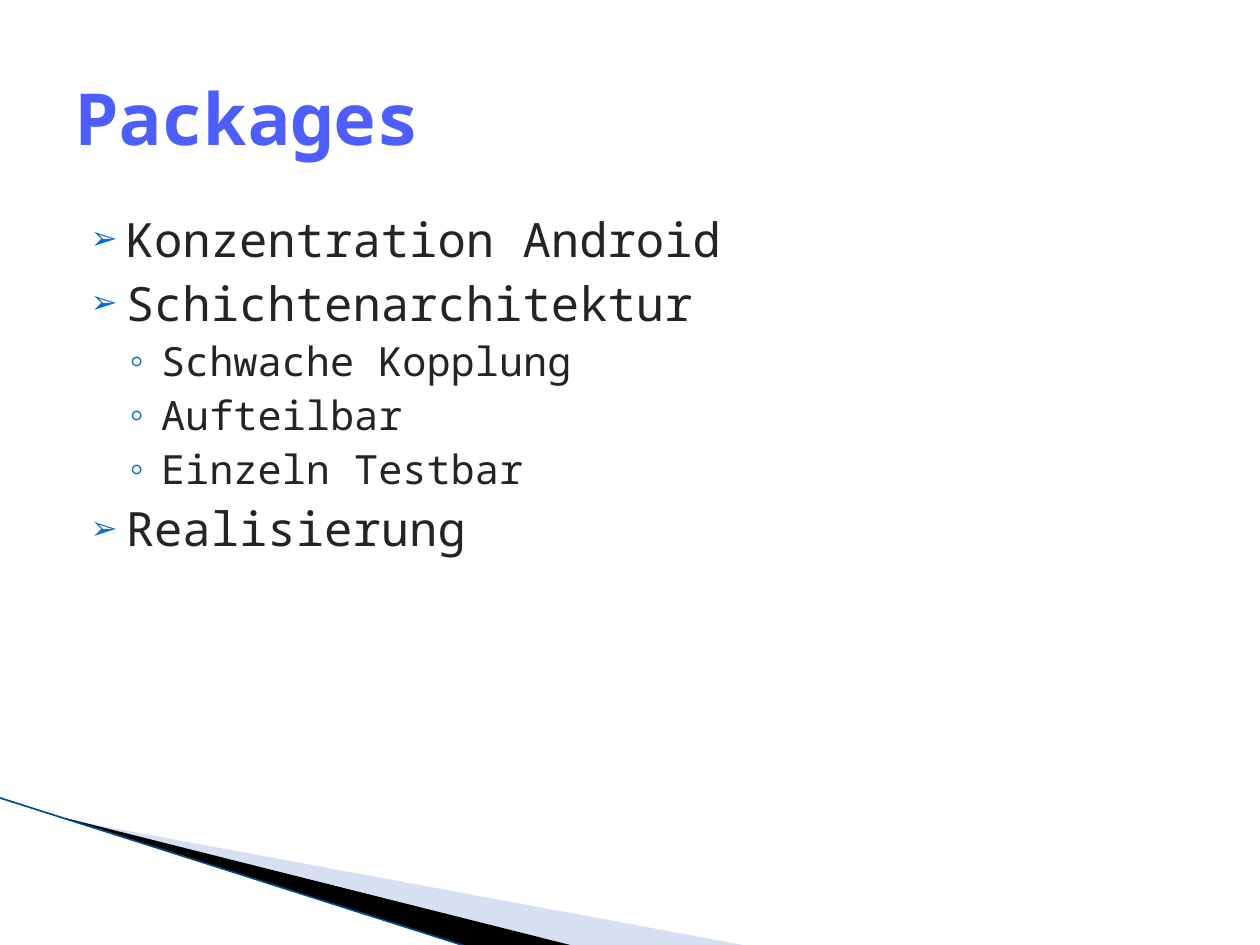
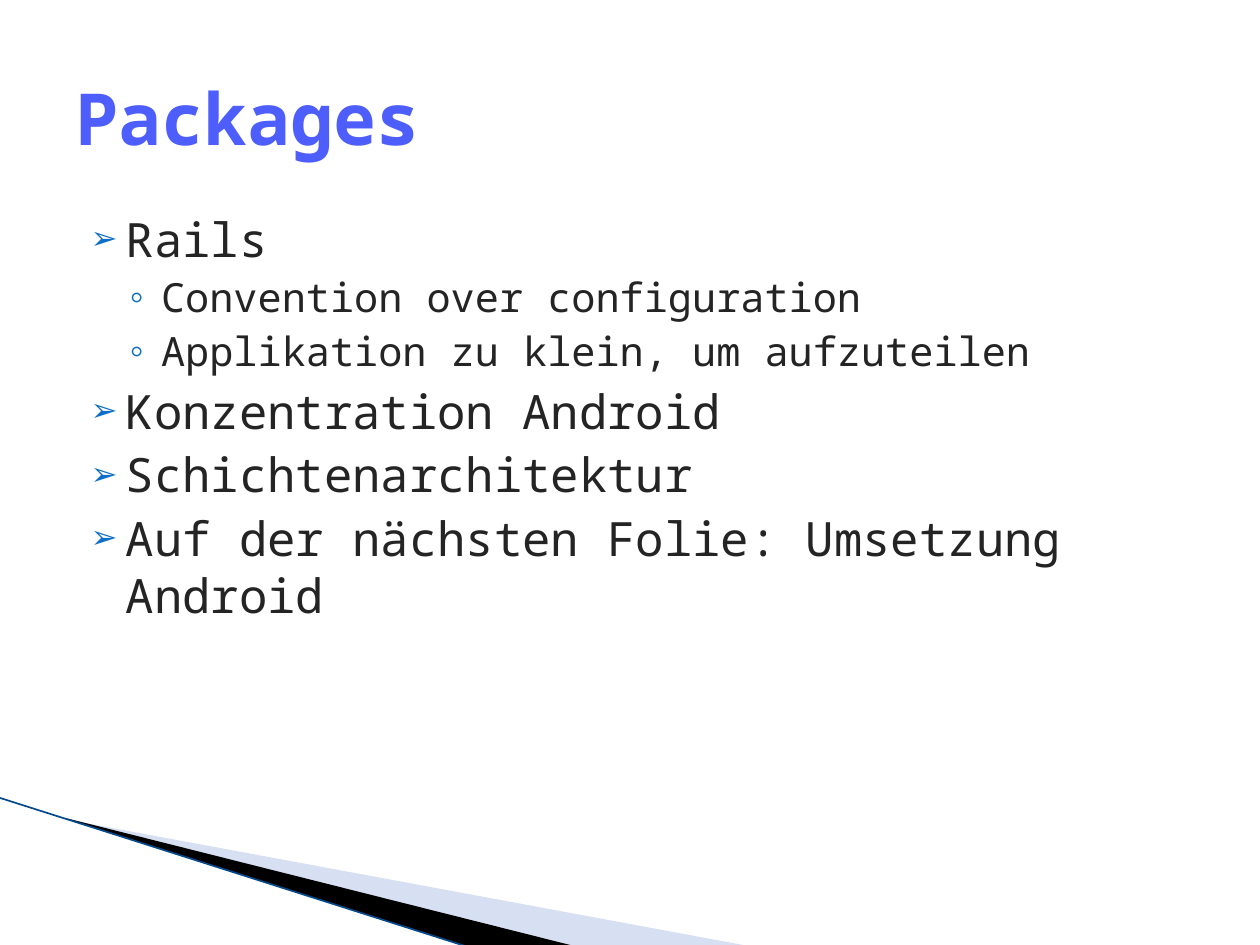
Before and after one commit to lukaselmer/hsr-mrt-software-engineering-2-project, a slide deck: slide 10 of doc/05_Design/praesentation.pptx. Drawn at 1260x945 pixels with LibreOffice and Linux fonts; fonts in the diff are those of the drawing; background and template pictures are left out. Boxes give left, top, right and bottom in pixels: in the first picture for what was removed or moved away, otherwise in the second. Text is boxed around its words. In the diff, an @@ line names an element or a change of style, - is before the commit and + after.

```diff
--- a/doc/05_Design/praesentation.pptx
+++ b/doc/05_Design/praesentation.pptx
@@ text at (x1=126, y1=221, x2=1031, y2=376): paragraphs added @@
+➢ Rails
+  ◦ Convention over configuration
+  ◦ Applikation zu klein, um aufzuteilen
@@ text at (x1=126, y1=520, x2=1061, y2=614): text changed; size 23 to 27 pt @@
-  ◦ Schwache Kopplung
-  ◦ Aufteilbar
-  ◦ Einzeln Testbar
-➢ Realisierung
+➢ Auf der nächsten Folie: Umsetzung Android
```
Also in this commit, not shown: 1 other slide changed, 2 slides added, 1 slide removed.
